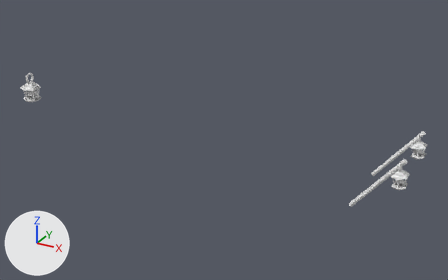
The FBX model Unity Project/Obstacle Odyssey/Assets/Resources/JD/Caravel/caravel_lanterns.fbx as it was, and as the next commit left it.
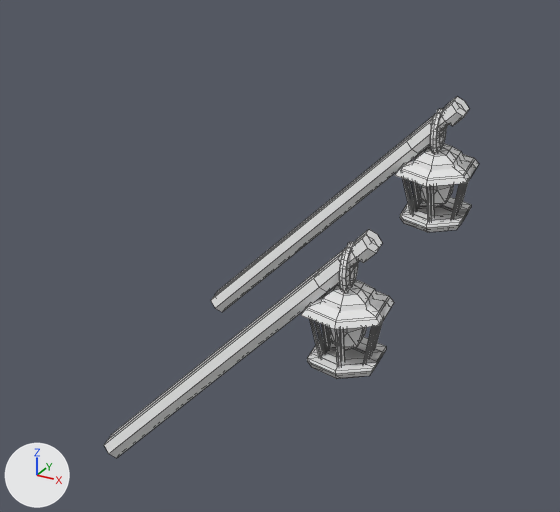
The first picture shows the older version from a camera (50 mm lens) standing at (7.99, -13.35, 8.5) and looking at (0.48, 0.31, 1.67). The close-ups show both versions on the part from 73% to 99% of the width and 39% to 78% of the height of that picture. The axes (+X, +Y, +Z) are drawn at lower left. The lights are the same throughout. The close-ups show mesh edges as thin lines.

Objects in the first close-up: 'Caravel.003'.
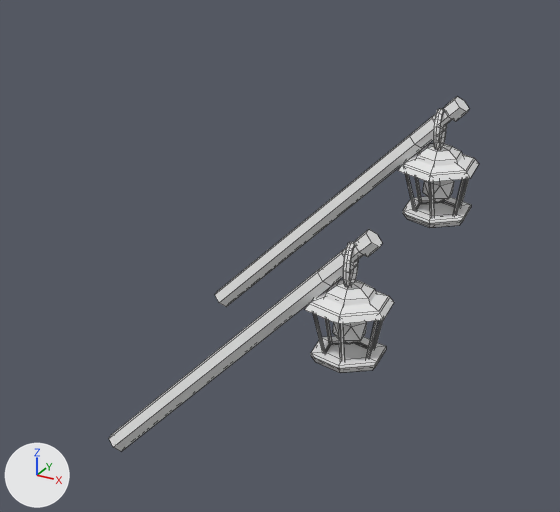
Changed parts and their boxes [x1, y1, x2, y2] in the close-ups (560 x 512 px):
'Caravel.003', reshaped
    before: [104, 97, 479, 458]
    after: [109, 97, 479, 451]
part 1 of me_cube_011, deleted
    before: [104, 101, 476, 458]

What changed in the scene script:
```text
Change me_cube_011:
    used by ob_caravel_003; location = (0.492, -0.006, 0.385)
    remove me_cube_011.from_pydata(...)  # 1740 vertices, 1808 faces; spans x -7.04..5.2, y -1.13..1.13, z 0.93..2.35
    add me_cube_011.from_pydata(...)  # 870 vertices, 904 faces; spans x -7.04..5.2, y -1.07..1.13, z 0.93..2.35
    me_cube_011 part 1: 20 loose pieces with 870 vertices, spanning x -7.04..5.2, y -1.13..1.07, z 0.93..2.35, are deleted
```
